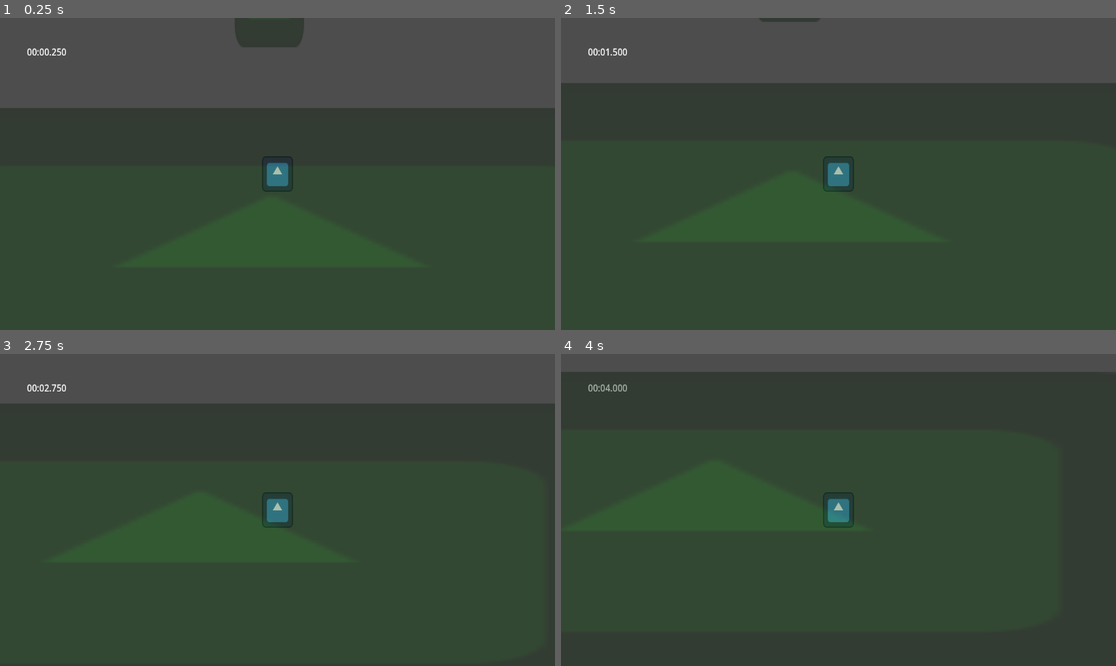
Above: before the commit, frames 1-4 (two rows, left to right).
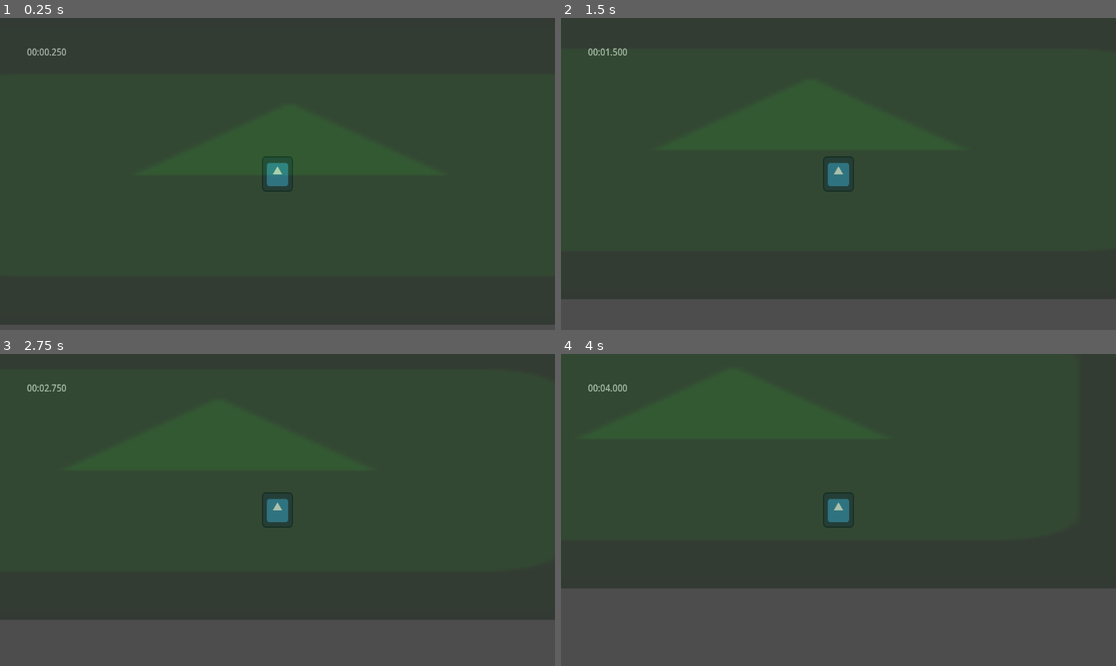
Above: after the commit, the same moments.

Repository: antax02/Mask-Spelet
Game: Godot game, scene res://Scene/main.tscn
The game is run twice, just before and just after one commit, with the same random seed, the same clock (stepped at 60 frames per second) and the same inputs. The engine's default icon, where the game draws it, is replaced by a stand-in: a white triangle on a blue panel in a dark square.
Inputs (mouse positions are in pixels of both pictures, inside the frame that each line leads up to):
- Up to frame 1 (0.25 s): no input
- Up to frame 2 (1.5 s): move the mouse to (960, 158) at 0.52 s; move the mouse to (727, 189) at 1.27 s
- Up to frame 3 (2.75 s): move the mouse to (333, 441) at 2.02 s
- Up to frame 4 (4 s): tap Enter at 2.75 s; move the mouse to (810, 572) at 2.77 s; move the mouse to (1005, 556) at 3.52 s

The runs differ from the first frame. In frame 1, 34% of the frame differs, in the area x 0-100%, y 0-100%; in frame 2, 35%; in frame 3, 35%; in frame 4, 35%.

Commit message:
Update main.tscn

Diff:
--- a/Scene/main.tscn
+++ b/Scene/main.tscn
@@ -8,8 +8,9 @@
 [node name="Main" type="Node2D"]
 
 [node name="Worm" parent="." instance=ExtResource("1_f6udf")]
-position = Vector2(520, 268)
+position = Vector2(482, 459)
 scale = Vector2(0.5, 0.5743592)
+max_speed = 450.0
 
 [node name="Timer" parent="Worm" instance=ExtResource("4_3amdw")]
 offset_left = -1040.0
@@ -24,17 +25,158 @@
 scale = Vector2(16.296297, 5.0035853)
 
 [node name="GroundBasic2" parent="Ground" instance=ExtResource("2_sblpm")]
-position = Vector2(503, -166)
+position = Vector2(772.99994, -156)
 scale = Vector2(1.1202881, 2.8608737)
 
 [node name="GroundBasic3" parent="Ground" instance=ExtResource("2_sblpm")]
-position = Vector2(501, -684)
+position = Vector2(367.00003, -349.00003)
 scale = Vector2(3.1197784, 2.1364853)
 
 [node name="GroundBasic4" parent="Ground" instance=ExtResource("2_sblpm")]
-position = Vector2(708, -1412)
+position = Vector2(122.99994, -833)
 rotation = 0.40673026
 scale = Vector2(1.0164595, 5.6585016)
 
+[node name="GroundBasic5" parent="Ground" instance=ExtResource("2_sblpm")]
+position = Vector2(164.99998, -1619)
+rotation = -0.6438936
+scale = Vector2(1.0164595, 5.6585016)
+
+[node name="GroundBasic6" parent="Ground" instance=ExtResource("2_sblpm")]
+position = Vector2(-487, -2143)
+rotation = -0.6438936
+scale = Vector2(1.0164595, 5.6585016)
+
+[node name="GroundBasic7" parent="Ground" instance=ExtResource("2_sblpm")]
+position = Vector2(-922.0001, -2878)
+rotation = 0.053460598
+scale = Vector2(1.750323, 3.1492395)
+
+[node name="GroundBasic8" parent="Ground" instance=ExtResource("2_sblpm")]
+position = Vector2(-879.99994, -3600.9998)
+rotation = 0.053460598
+scale = Vector2(1.750323, 3.1492395)
+
+[node name="GroundBasic9" parent="Ground" instance=ExtResource("2_sblpm")]
+position = Vector2(-288, -3959.9995)
+rotation = 0.053460598
+scale = Vector2(1.750323, 3.1492395)
+
+[node name="GroundBasic10" parent="Ground" instance=ExtResource("2_sblpm")]
+position = Vector2(357, -3598.9993)
+rotation = 0.053460598
+scale = Vector2(1.750323, 3.1492395)
+
+[node name="GroundBasic11" parent="Ground" instance=ExtResource("2_sblpm")]
+position = Vector2(1070, -2907.0002)
+rotation = -0.5870724
+scale = Vector2(1.750323, 5.1126175)
+
+[node name="GroundBasic12" parent="Ground" instance=ExtResource("2_sblpm")]
+position = Vector2(1868.0001, -2444)
+rotation = -1.4492475
+scale = Vector2(1.750323, 5.1126175)
+
+[node name="GroundBasic13" parent="Ground" instance=ExtResource("2_sblpm")]
+position = Vector2(2754, -2519.0002)
+rotation = -1.911304
+scale = Vector2(1.750323, 5.1126175)
+
+[node name="GroundBasic14" parent="Ground" instance=ExtResource("2_sblpm")]
+position = Vector2(3494, -2945)
+rotation = -2.2814481
+scale = Vector2(1.750323, 5.1126175)
+
+[node name="GroundBasic15" parent="Ground" instance=ExtResource("2_sblpm")]
+position = Vector2(4232.9995, -3605.0002)
+rotation = -2.2814481
+scale = Vector2(0.691944, 5.1126175)
+
+[node name="GroundBasic16" parent="Ground" instance=ExtResource("2_sblpm")]
+position = Vector2(4462, -4123)
+rotation = -0.83864427
+scale = Vector2(0.691944, 5.1126175)
+
+[node name="GroundBasic17" parent="Ground" instance=ExtResource("2_sblpm")]
+position = Vector2(3945.0002, -4580)
+rotation = -0.83864427
+scale = Vector2(0.691944, 1.2620182)
+
+[node name="GroundBasic18" parent="Ground" instance=ExtResource("2_sblpm")]
+position = Vector2(3531.0005, -4728.0005)
+rotation = -0.83864427
+scale = Vector2(0.691944, 1.2620182)
+
+[node name="GroundBasic19" parent="Ground" instance=ExtResource("2_sblpm")]
+position = Vector2(3023.0002, -4758)
+rotation = -0.83864427
+scale = Vector2(0.691944, 1.2620182)
+
+[node name="GroundBasic20" parent="Ground" instance=ExtResource("2_sblpm")]
+position = Vector2(2737.0002, -4827)
+rotation = -0.83864427
+scale = Vector2(0.691944, 1.2620182)
+
+[node name="GroundBasic21" parent="Ground" instance=ExtResource("2_sblpm")]
+position = Vector2(2306.0002, -4563)
+rotation = -0.83864427
+scale = Vector2(-4.557837, 1.5505149)
+
+[node name="GroundBasic22" parent="Ground" instance=ExtResource("2_sblpm")]
+position = Vector2(2009.0001, -4738)
+rotation = -0.83864427
+scale = Vector2(0.691944, 1.2620182)
+
+[node name="GroundBasic23" parent="Ground" instance=ExtResource("2_sblpm")]
+position = Vector2(1837.0001, -4930)
+rotation = -0.83864427
+scale = Vector2(0.691944, 1.2620182)
+
+[node name="GroundBasic24" parent="Ground" instance=ExtResource("2_sblpm")]
+position = Vector2(1705.0001, -5183)
+rotation = -0.83864427
+scale = Vector2(0.691944, 1.2620182)
+
+[node name="GroundBasic25" parent="Ground" instance=ExtResource("2_sblpm")]
+position = Vector2(1646, -5431)
+rotation = -0.83864427
+scale = Vector2(0.691944, 1.2620182)
+
+[node name="GroundBasic26" parent="Ground" instance=ExtResource("2_sblpm")]
+position = Vector2(1600.0002, -5689.9995)
+rotation = -0.83864427
+scale = Vector2(0.691944, 1.2620182)
+
+[node name="GroundBasic27" parent="Ground" instance=ExtResource("2_sblpm")]
+position = Vector2(1569.0004, -5922)
+rotation = -0.83864427
+scale = Vector2(0.691944, 1.2620182)
+
+[node name="GroundBasic28" parent="Ground" instance=ExtResource("2_sblpm")]
+position = Vector2(1576.0004, -6136)
+rotation = -0.83864427
+scale = Vector2(0.691944, 1.2620182)
+
+[node name="GroundBasic29" parent="Ground" instance=ExtResource("2_sblpm")]
+position = Vector2(1629.0001, -6309)
+rotation = -0.83864427
+scale = Vector2(0.691944, 1.2620182)
+
+[node name="GroundBasic30" parent="Ground" instance=ExtResource("2_sblpm")]
+position = Vector2(1766, -6430.0005)
+rotation = -0.83864427
+scale = Vector2(0.691944, 1.2620182)
+
+[node name="GroundBasic31" parent="Ground" instance=ExtResource("2_sblpm")]
+position = Vector2(1934.0007, -6493.0005)
+rotation = -0.83864427
+scale = Vector2(0.691944, 1.2620182)
+
+[node name="GroundBasic32" parent="Ground" instance=ExtResource("2_sblpm")]
+position = Vector2(2169.0002, -6505.0005)
+rotation = -0.83864427
+scale = Vector2(0.691944, 1.2620182)
+
 [node name="FinishLine" parent="." instance=ExtResource("3_2wwxx")]
-position = Vector2(447, -929)
+position = Vector2(2501, -6417)
+scale = Vector2(2.8441482, 2.1580865)
